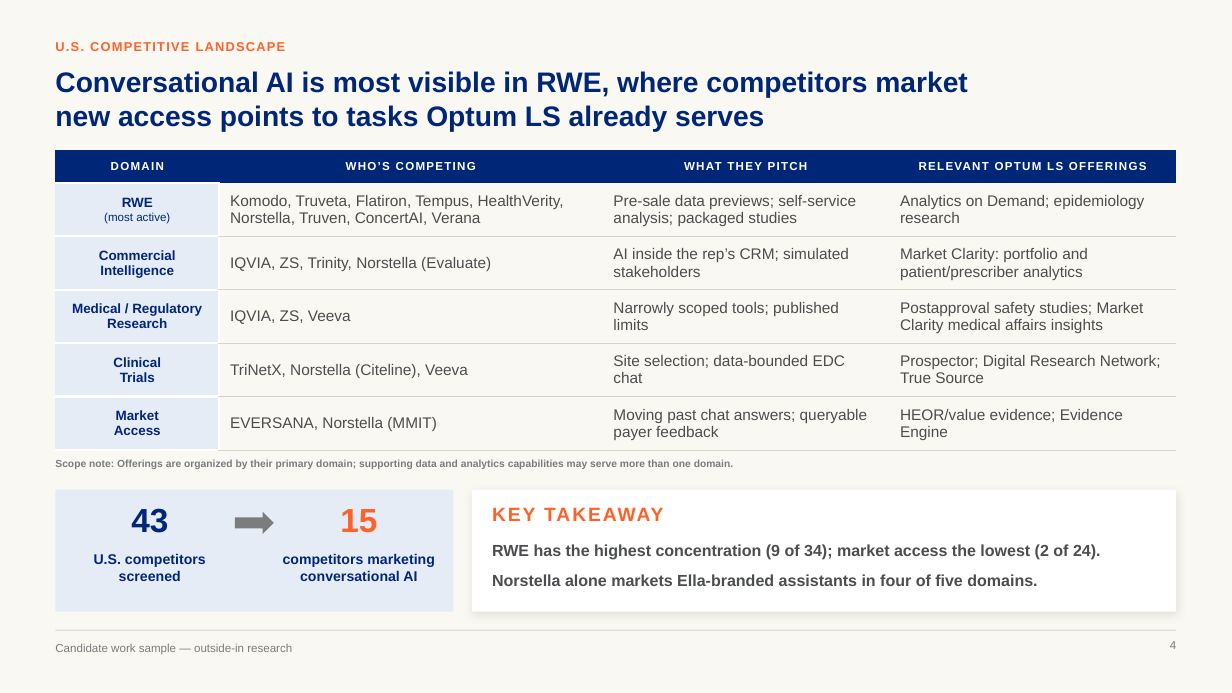
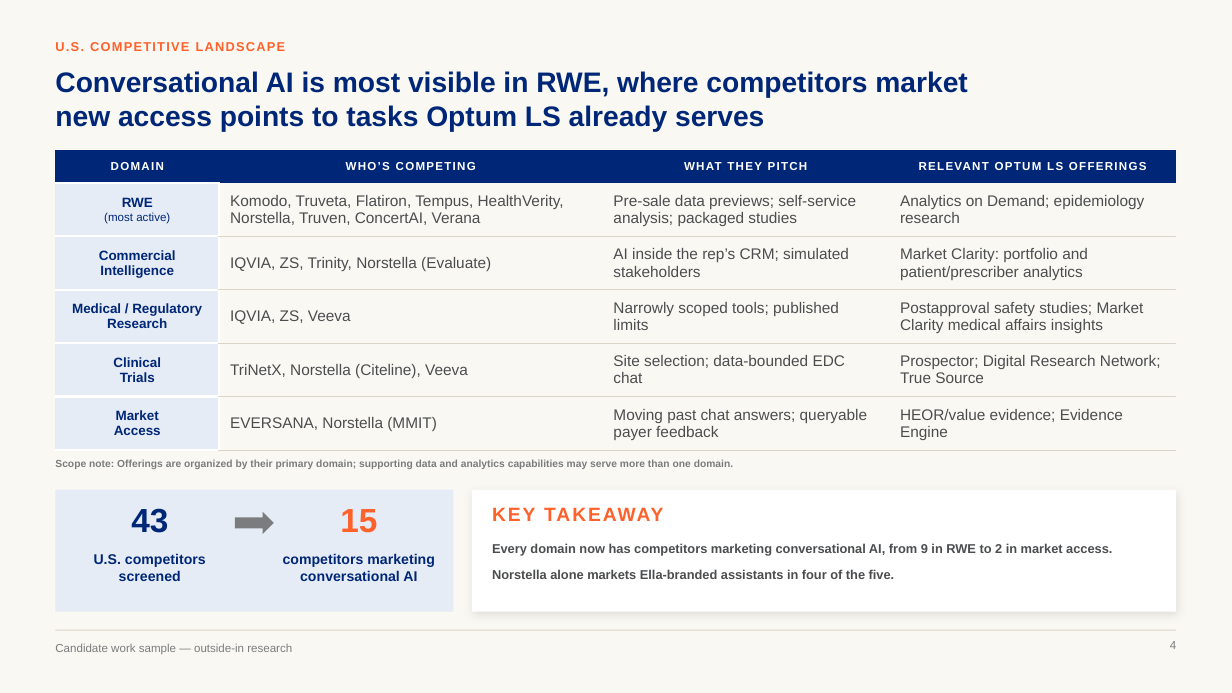
Before and after one commit to marinojt/test, a slide deck: slide 4 of deck/Optum-LS-Conversational-AI-10.16.pptx. Drawn at 1232x693 pixels with LibreOffice and Linux fonts; fonts in the diff are those of the drawing. Boxes give left, top, right and bottom in pixels: in the first picture for what was removed or moved away, otherwise in the second. Text is boxed around its words. In the diff, an @@ line names an element or a change of style, - is before the commit and + after.

```diff
--- a/deck/Optum-LS-Conversational-AI-10.16.pptx
+++ b/deck/Optum-LS-Conversational-AI-10.16.pptx
@@ text at box(492, 543, 1112, 579): text changed; size 12.5 to 10 pt @@
-RWE has the highest concentration (9 of 34); market access the lowest (2 of 24).
-Norstella alone markets Ella-branded assistants in four of five domains.
+Every domain now has competitors marketing conversational AI, from 9 in RWE to 2 in market access.
+Norstella alone markets Ella-branded assistants in four of the five.
```
Also in this commit, not shown: 1 other slide changed, 1 slide removed, 4 other files.
